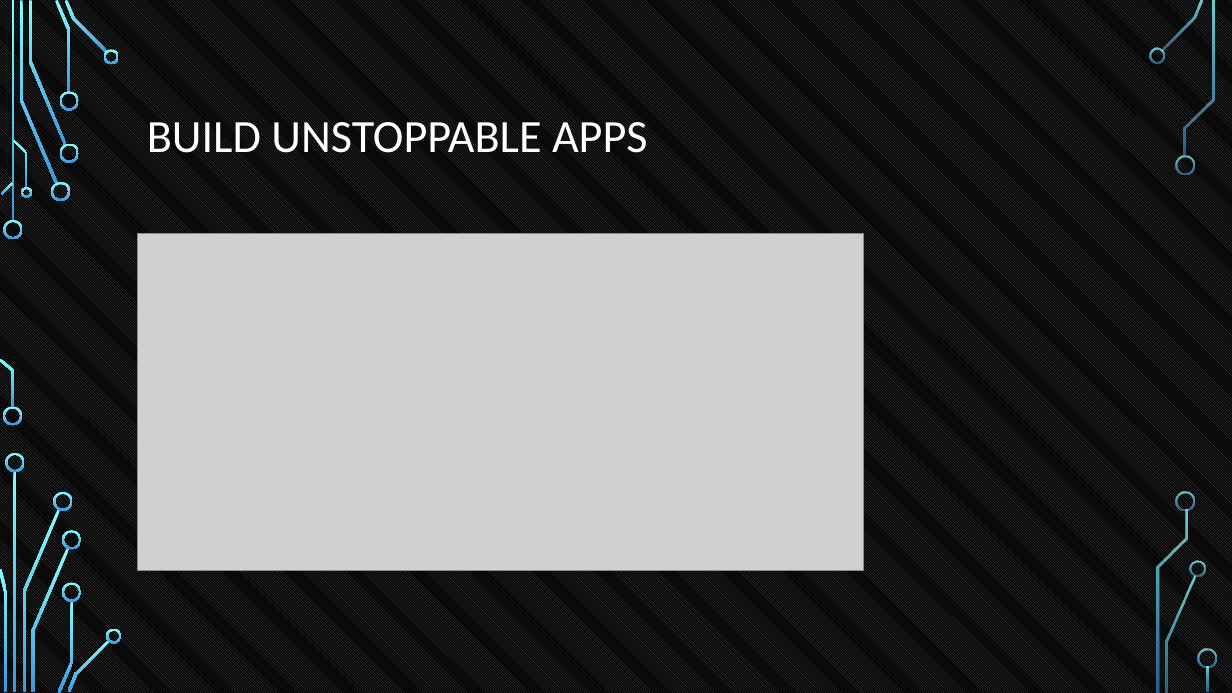
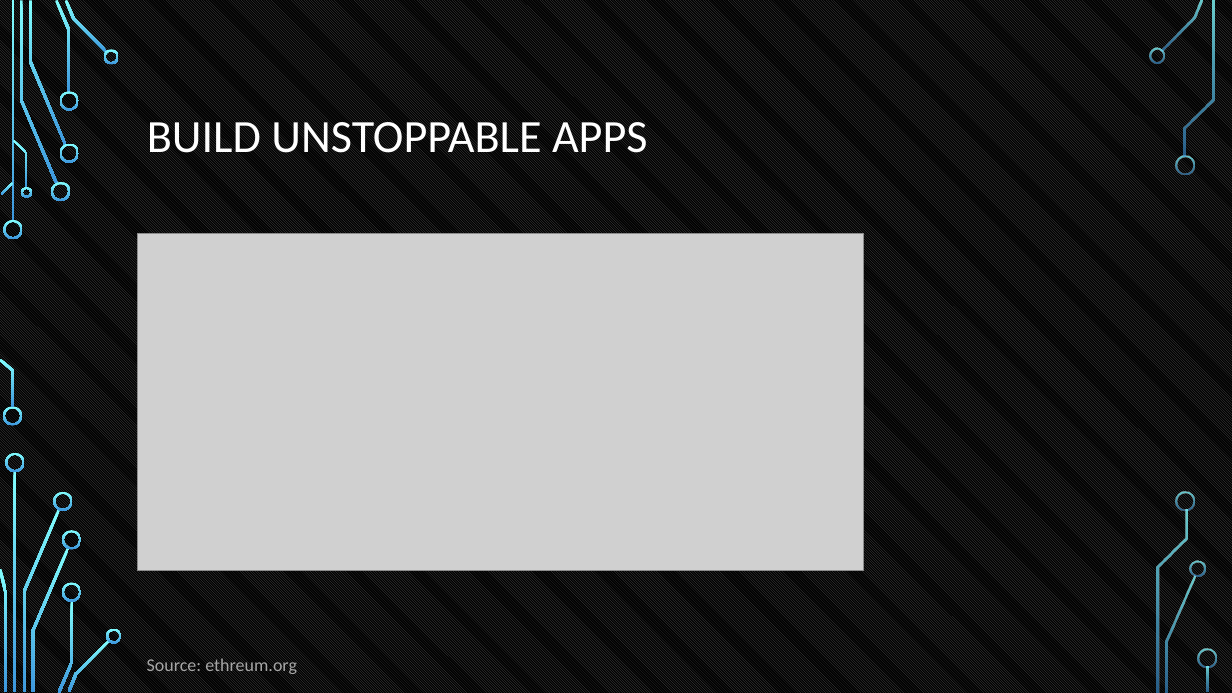
Before and after one commit to tokenika/tokenika.github.io, a slide deck: slide 21 of WarsawBlock(3).pptx. Drawn at 1232x693 pixels with LibreOffice and Linux fonts; fonts in the diff are those of the drawing; grey boxes stand for pictures; background and template pictures are left out. Boxes give left, top, right and bottom in pixels: in the first picture for what was removed or moved away, otherwise in the second. Text is boxed around its words. In the diff, an @@ line names an element or a change of style, - is before the commit and + after.

```diff
--- a/WarsawBlock(3).pptx
+++ b/WarsawBlock(3).pptx
@@ text added at [147,658,297,674], 14 pt, text #A6A6A6 @@
+Source: ethreum.org
```
Also in this commit, not shown: 6 other slides changed, 2 slides added, 2 slides removed, 2 other files.
